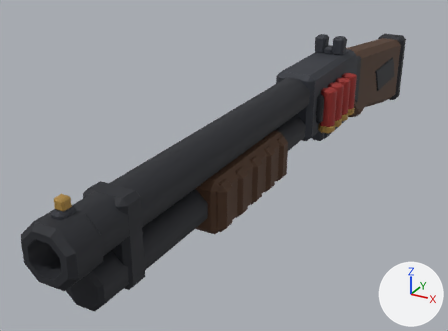
Two versions of the glTF model roblox/assets/weapons-kit/w_shotgun.glb, one commit apart.
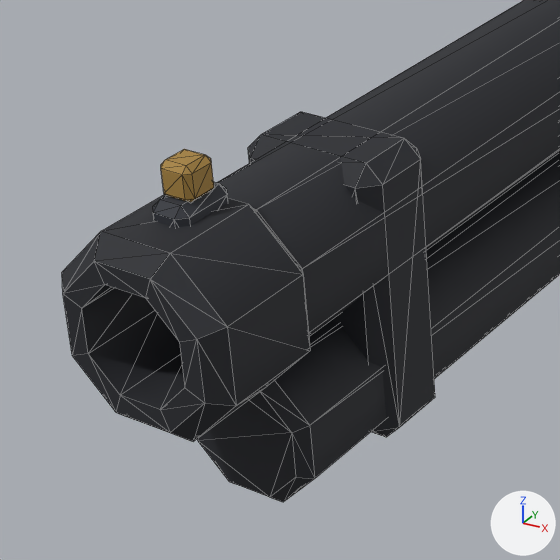
The first picture shows the older version from a camera (50 mm lens) standing at (0.354, -1.065, 0.313) and looking at (-0.092, -0.254, -0.093). The close-ups show the older and then the newer version on the part from 0% to 42% of the width and 44% to 100% of the height of that picture. Only the edits that show in the close-ups are written down. Arrows for +X, +Y and +Z are at lower right; the lights stay in place. The close-ups show mesh edges as thin lines. Vertices at exactly the same position are counted once.

The older version as bpy lines, for what is in view:
```python
mat_brass = principled_material('brass')
mat_brass.base_color = (0.392, 0.231, 0.0497)  # brown #a8843f
mat_brass.roughness = 0.75
me_barrel_wzb__dark__p24262c = bpy.data.meshes.new('barrel_wzB__dark__p24262c')
me_barrel_wzb__dark__p24262c.from_pydata(...)  # 136 vertices, 256 faces; spans x -0.031..0.031, y -0.74..-0.19, z -0.054..0.056
me_barrel_wzb__dark__p24262c.materials.append(mat_dark)  # black #24262c
me_bead_wzn__brass__pa8843f = bpy.data.meshes.new('bead_wzN__brass__pa8843f')
me_bead_wzn__brass__pa8843f.from_pydata(...)  # 24 vertices, 44 faces; spans x -0.006..0.006, y -0.717..-0.705, z 0.061..0.073
me_bead_wzn__brass__pa8843f.materials.append(mat_brass)  # brown #a8843f
me_sight_wzn__frame__p31343c = bpy.data.meshes.new('sight_wzN__frame__p31343c')
me_sight_wzn__frame__p31343c.from_pydata(...)  # 96 vertices, 176 faces; spans x -0.026..0.026, y -0.722..-0.028, z 0.045..0.087
me_sight_wzn__frame__p31343c.materials.append(mat_frame)  # dark grey #31343c
ob_barrel_wzb__dark__p24262c = bpy.data.objects.new('barrel_wzB__dark__p24262c', me_barrel_wzb__dark__p24262c)
ob_barrel_wzb__dark__p24262c.location = (0.0, 0.0, 0.0)
ob_bead_wzn__brass__pa8843f = bpy.data.objects.new('bead_wzN__brass__pa8843f', me_bead_wzn__brass__pa8843f)
ob_bead_wzn__brass__pa8843f.location = (0.0, 0.0, 0.0)
ob_sight_wzn__frame__p31343c = bpy.data.objects.new('sight_wzN__frame__p31343c', me_sight_wzn__frame__p31343c)
ob_sight_wzn__frame__p31343c.location = (0.0, 0.0, 0.0)
```
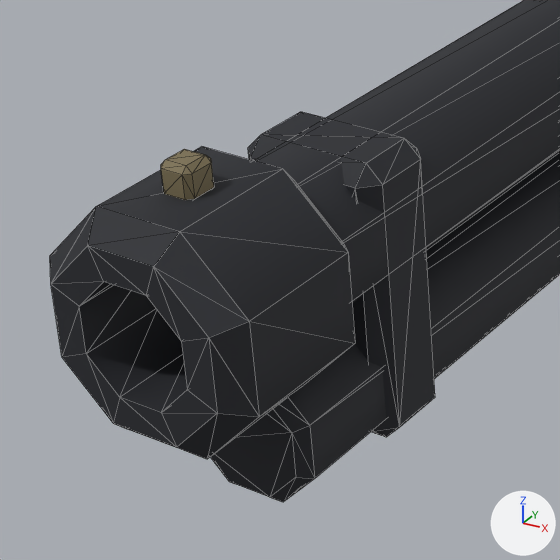
Boxes [x1, y1, x2, y2] around the edits, measured in the close-ups (560 x 560 px; the box of a moved part takes in the faces that stretch with it):
'barrel_wzB__dark__p24262c', reshaped: before [62, 0, 560, 502]; after [50, 0, 560, 502]
'bead_wzN__brass__pa8843f', recoloured: [161, 149, 214, 200] in both
part 1 of me_barrel_wzb__dark__p24262c, moved or reshaped: before [62, 194, 310, 441]; after [50, 147, 355, 459]
'sight_wzN__frame__p31343c', unchanged, covered by the edit: before [153, 182, 228, 228]

Edits to the bpy script that builds the scene:
```text
Change mat_brass:
    mat_brass.base_color: (0.392, 0.231, 0.0497) -> (0.209, 0.168, 0.0887)  # brown #a8843f -> yellow #7e7254
Change me_barrel_wzb__dark__p24262c:
    used by ob_barrel_wzb__dark__p24262c; location = (0.0, 0.0, 0.0)
    remove me_barrel_wzb__dark__p24262c.from_pydata(...)  # 136 vertices, 256 faces; spans x -0.031..0.031, y -0.74..-0.19, z -0.054..0.056
    add me_barrel_wzb__dark__p24262c.from_pydata(...)  # 136 vertices, 256 faces; spans x -0.038..0.038, y -0.74..-0.19, z -0.054..0.063
    me_barrel_wzb__dark__p24262c part 1: 48 of 136 vertices moved; they spanned x -0.031..0.031, y -0.74..-0.695, z -0.006..0.056 and now span x -0.038..0.038, y -0.74..-0.68, z -0.013..0.063; mean shift (0.0, 0.005, 0.0); largest move (0.025, -0.695, 0.036) -> (0.03, -0.68, 0.037)
```
